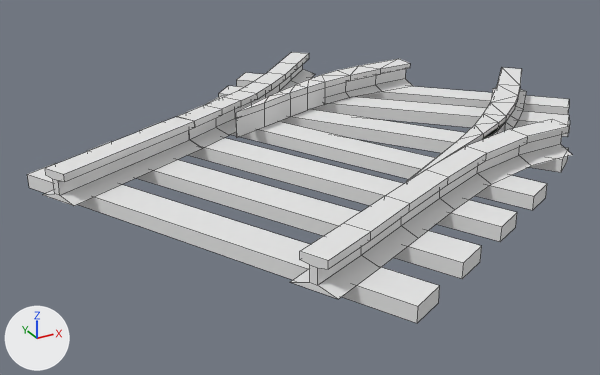
What one commit did to the OBJ model models/advtrains_dtrack_sy_tieless_l_60.obj.
Before and after are seen from a 50 mm lens placed at (-1.7, -2.53, 0.63), pointed at (-0.34, -0.05, -0.61). Lighting does not change. The marker at lower left points along +X, +Y and +Z. Mesh edges are drawn as thin lines. Where no turn or scale is listed for an object, it has been applied to the vertices.

Objects in the first picture: 'dtrack_sy_l_60_BezierCurve.006'.
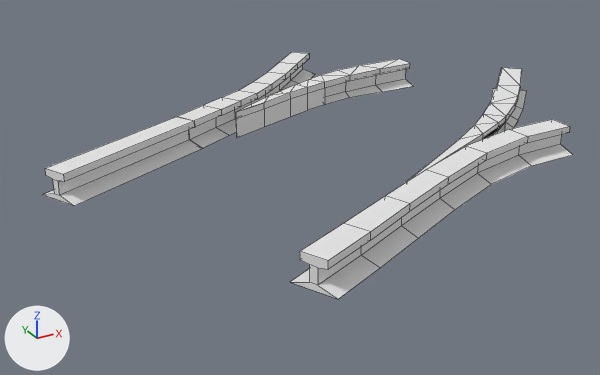
Boxes [x1, y1, x2, y2] around the edits, measured in the pictures (600 x 375 px):
'dtrack_sy_l_60_BezierCurve.006', reshaped (9% shorter): before [27, 52, 572, 323]; after [43, 52, 572, 299]
part 1 of me_dtrack_sy_l_60_beziercurve_006, deleted: before [27, 73, 570, 323]

The edits, one by one:
me_dtrack_sy_l_60_beziercurve_006 is used by ob_dtrack_sy_l_60_beziercurve_006; location (0.0, 0.0, 0.0).
me_dtrack_sy_l_60_beziercurve_006 had 357 vertices, 299 faces, 1 loose edge and spanned x -1.26..0.98, y -1.12..0.98, z -0.51..-0.36.
me_dtrack_sy_l_60_beziercurve_006 now has 301 vertices, 264 faces, 1 loose edge and spans x -1.25..0.9, y -1.0..0.9, z -0.46..-0.36.
me_dtrack_sy_l_60_beziercurve_006 part 1: 7 loose pieces with 56 vertices, spanning x -1.26..0.98, y -1.12..0.98, z -0.51..-0.46, are deleted.
me_dtrack_sy_l_60_beziercurve_006 no longer uses material mat_sleepers_003 (white #e7e7e7).
